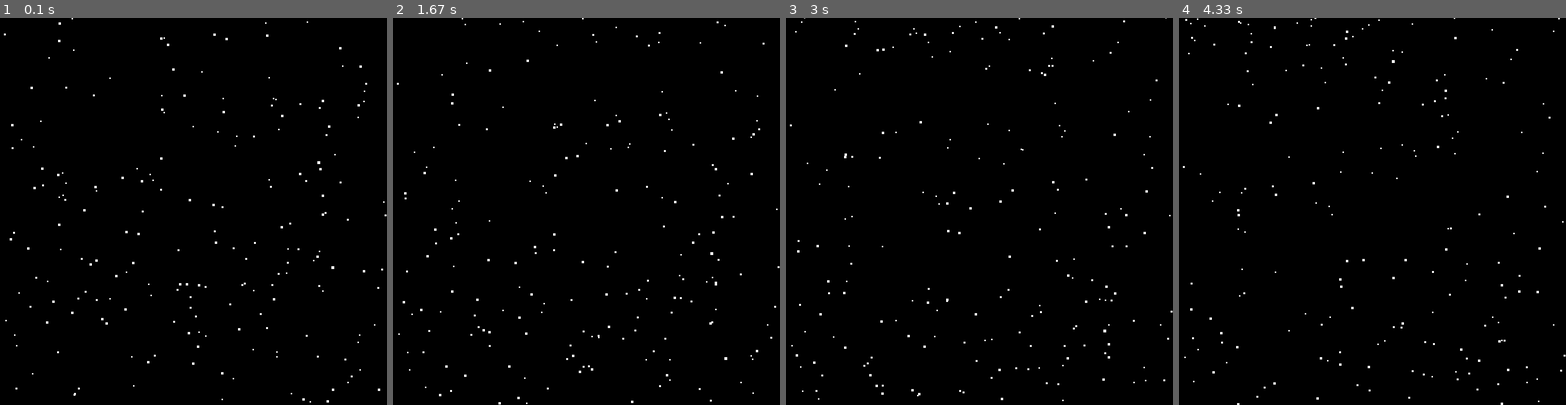
Above: before the commit, frames 1-4 (left to right).
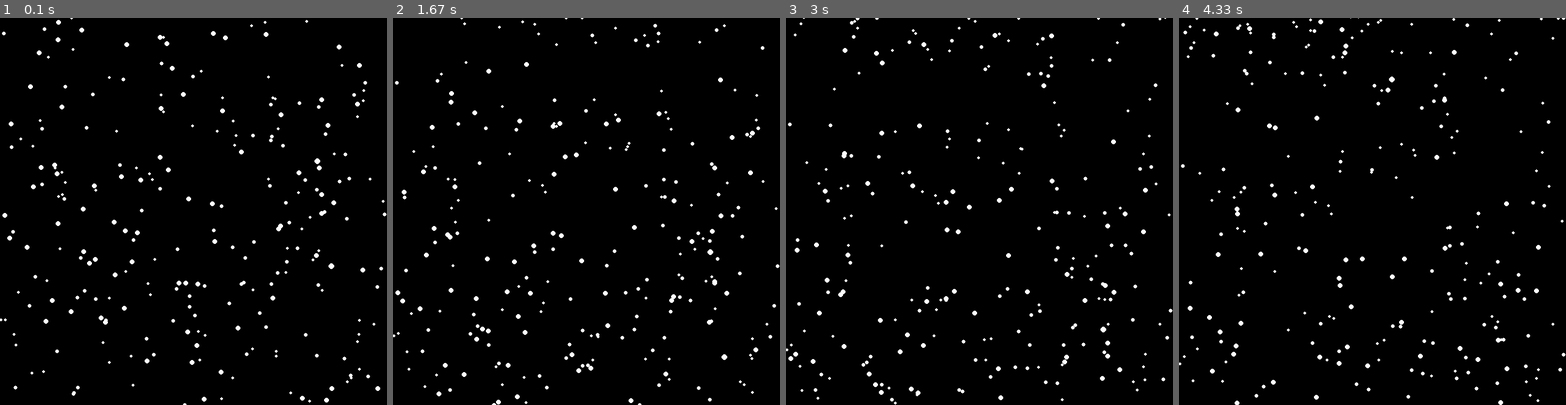
Above: after the commit, the same moments.

Repository: BLowdc/lowbh-python-classwork
Game: pygame game, started from Pygame/snow3.py
The game is run twice, just before and just after one commit, with the same random seed, the same clock (stepped at 60 frames per second) and the same inputs.
Inputs:
- Up to frame 1 (0.1 s): no input
- Up to frame 2 (1.67 s): no input
- Up to frame 3 (3 s): no input
- Up to frame 4 (4.33 s): no input

The runs differ from the first frame. In frame 1, 1.6% of the frame differs, in the area x 0-100%, y 0-100%; in frame 2, 1.6%; in frame 3, 1.6%; in frame 4, 1.6%.

Commit message:
oop snow

Diff:
--- a/Pygame/snow.py
+++ b/Pygame/snow3.py
@@ -16,6 +16,8 @@
         self.y = y_pos
         self.vel = velocity
         self.size = size
+    #end fields
+#end record
 
 #default
 size = (800,800)
@@ -26,7 +28,7 @@
 pygame.key.set_repeat(50,50)
 
 # sway = 0.05
-rows = 200
+rows = 250
 arr = [None for j in range(rows)]
 for row in range(rows):
         velocity = round(random.random(),2)
@@ -63,10 +65,7 @@
     screen.fill(BLACK)
     #drawing
     for f in range(rows):
-        pygame.draw.rect(screen,WHITE,[arr[f].x,
-                                       arr[f].y,
-                                       arr[f].size,
-                                       arr[f].size])
+        pygame.draw.circle(screen,WHITE,[arr[f].x, arr[f].y], arr[f].size,)
     pygame.display.flip()
     clock.tick(120)
 pygame.quit()
--- /dev/null
+++ b/Pygame/snow4.py
@@ -0,0 +1,65 @@
+import pygame
+import random
+pygame.init()
+
+#colours
+BLACK = (0, 0, 0)
+WHITE = (255, 255, 255)
+GREEN = (0, 255, 0)
+RED = (255, 0, 0)
+BLUE = (0, 0, 255)
+
+#record
+class Flake:
+    def __init__(self) -> None:
+        self.x = random.randint(0,size[0]-3)
+        self.y = random.randint(0,size[1]-3)
+        self.vel = round(random.random(),2)
+        self.size = self.vel * 3 + 3
+    #end fields
+
+    def fall(self) -> float:
+        if self.y >= (size[1]+3):
+            self.y = -5
+            self.x = random.randint(0,size[0]-3)
+        else:
+            self.y += self.vel
+    #end method
+
+    def draw(self):
+        pygame.draw.circle(screen,WHITE,[self.x, self.y], self.size)
+    #end method
+#end record
+
+#default
+size = (800,800)
+screen = pygame.display.set_mode(size)
+pygame.display.set_caption("Snow")
+done = False
+clock = pygame.time.Clock()
+pygame.key.set_repeat(50,50)
+
+rows = 250
+flakes = [None for j in range(rows)]
+for row in range(rows):
+        flake = Flake()
+        flakes[row] = flake
+
+print(list(flakes))
+
+while not done:
+    for event in pygame.event.get():
+        if event.type == pygame.QUIT:
+            done = True
+
+    for flake in flakes:
+        flake.fall()
+
+    screen.fill(BLACK)
+
+    for flake in flakes:
+        flake.draw()
+
+    pygame.display.flip()
+    clock.tick(120)
+pygame.quit()
